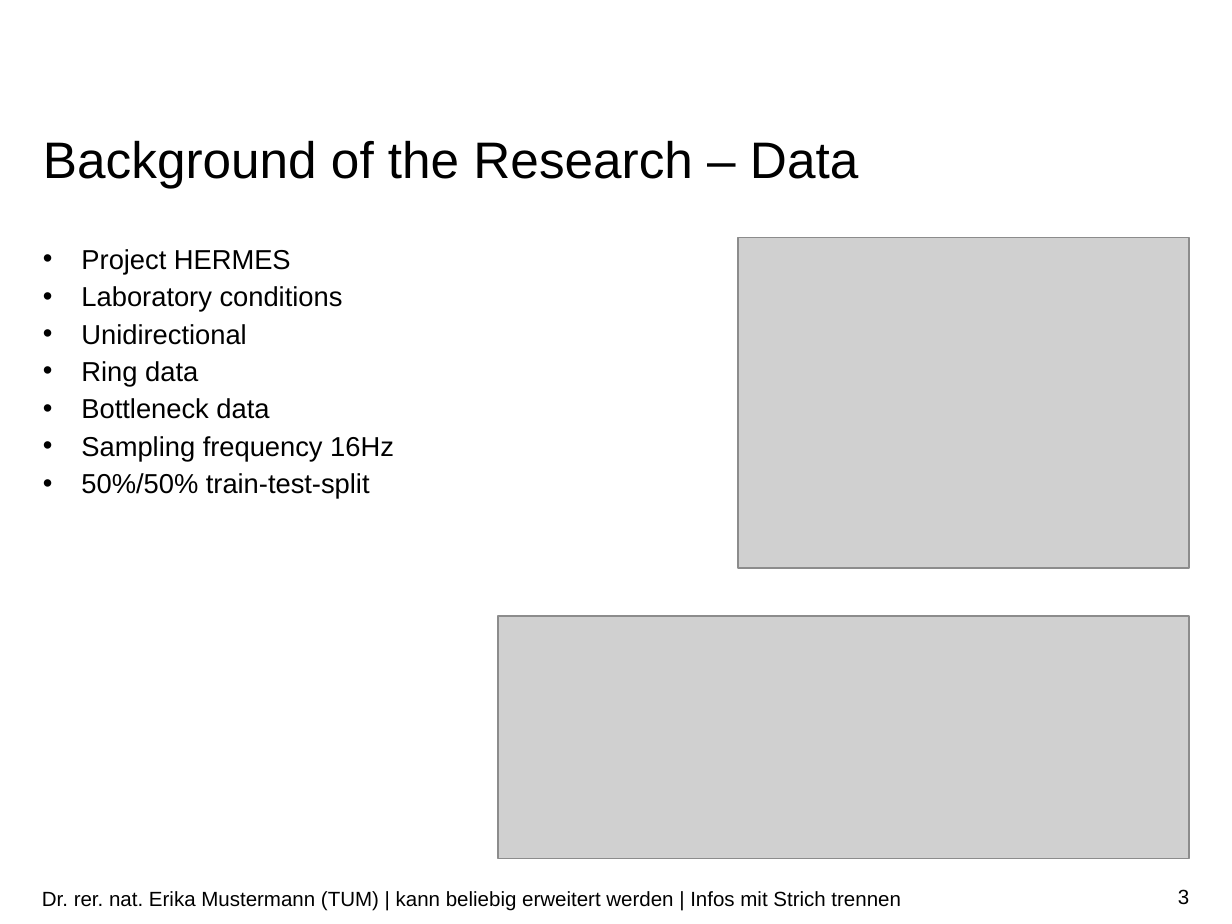
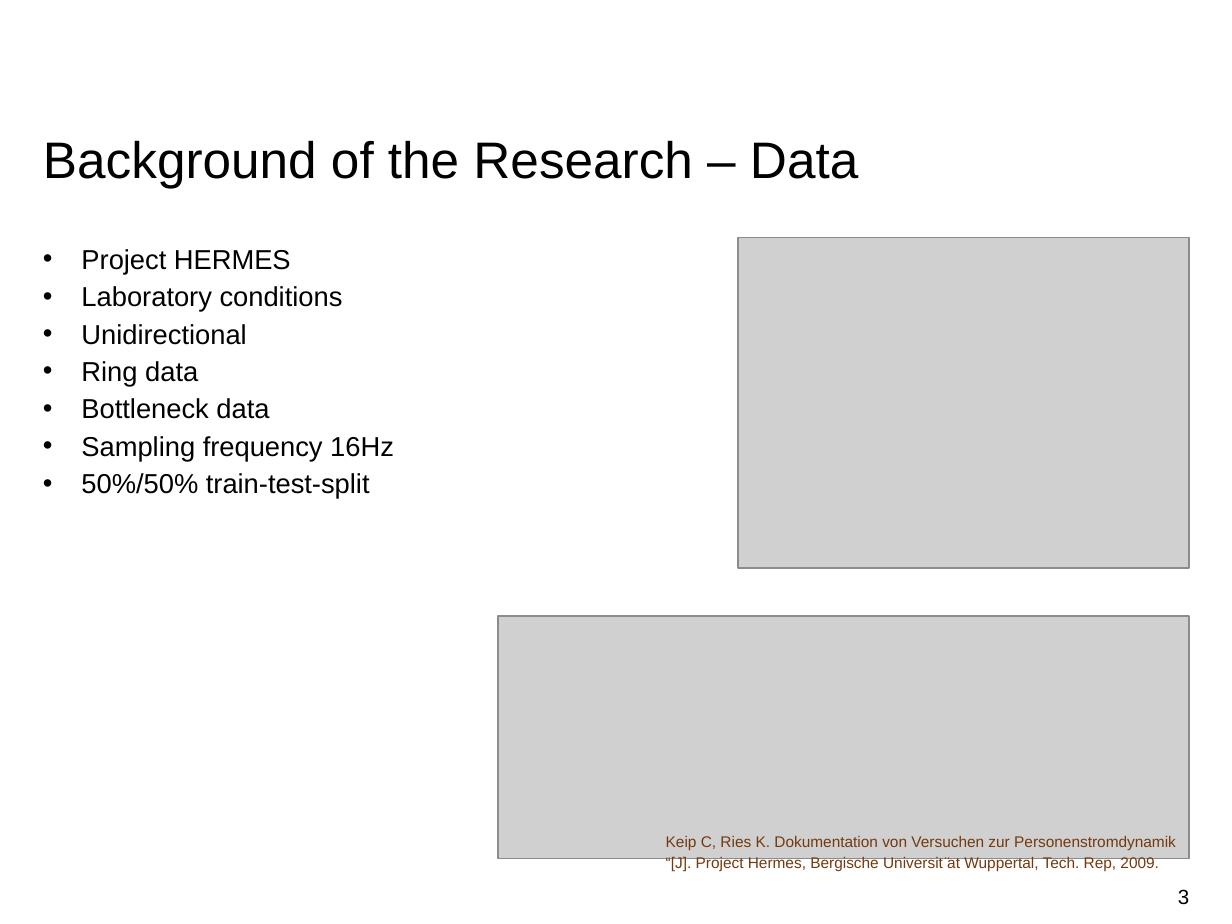
Before and after one commit to jingyi0126/Praktikum_Machine_Learning_in_Crowd_Modelling_and_Simulation, a slide deck: slide 3 of final project/Part_1+2.pptx. Drawn at 1232x924 pixels with LibreOffice and Linux fonts; fonts in the diff are those of the drawing; grey boxes stand for pictures; background and template pictures are left out. Boxes give left, top, right and bottom in pixels: in the first picture for what was removed or moved away, otherwise in the second. Text is boxed around its words. In the diff, an @@ line names an element or a change of style, - is before the commit and + after.

```diff
--- a/final project/Part_1+2.pptx
+++ b/final project/Part_1+2.pptx
@@ text added at bbox=[666, 836, 1176, 872], 9 pt, text #74390F @@
+Keip C, Ries K. Dokumentation von Versuchen zur Personenstromdynamik “[J]. Project Hermes, Bergische Universit ̈at Wuppertal, Tech. Rep, 2009.
@@ text removed at bbox=[42, 891, 900, 911] @@
-Dr. rer. nat. Erika Mustermann (TUM) | kann beliebig erweitert werden | Infos mit Strich trennen
```
Also in this commit, not shown: 7 other slides changed, 1 other file.
